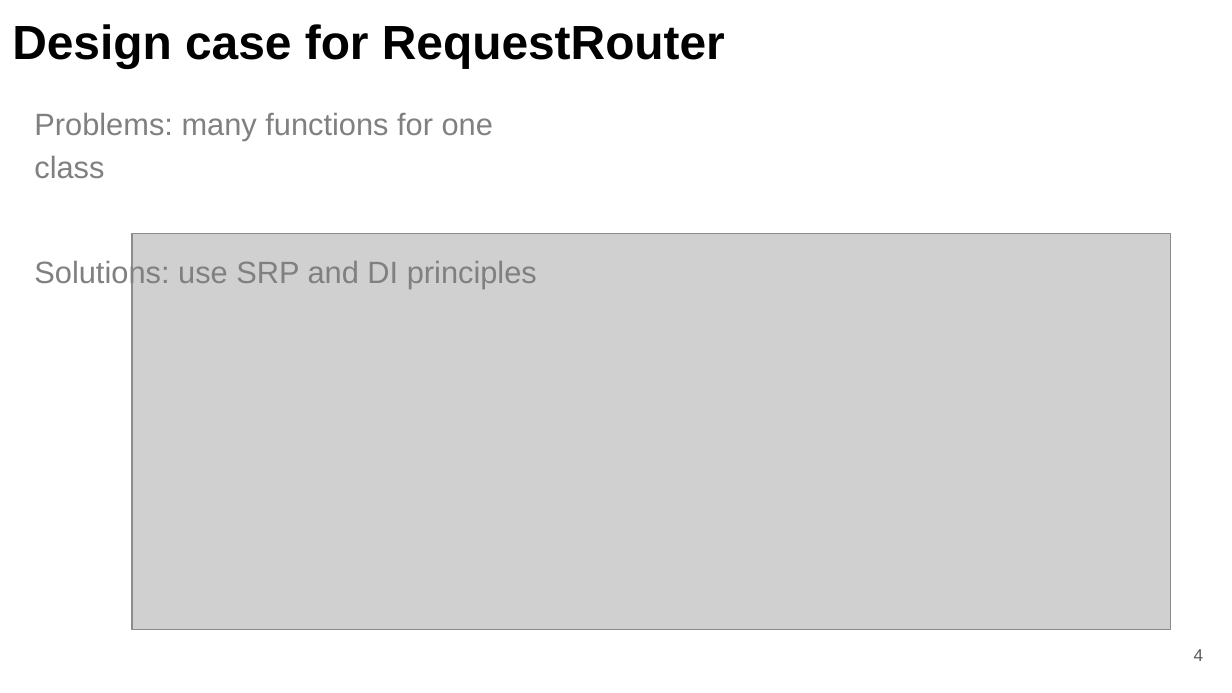
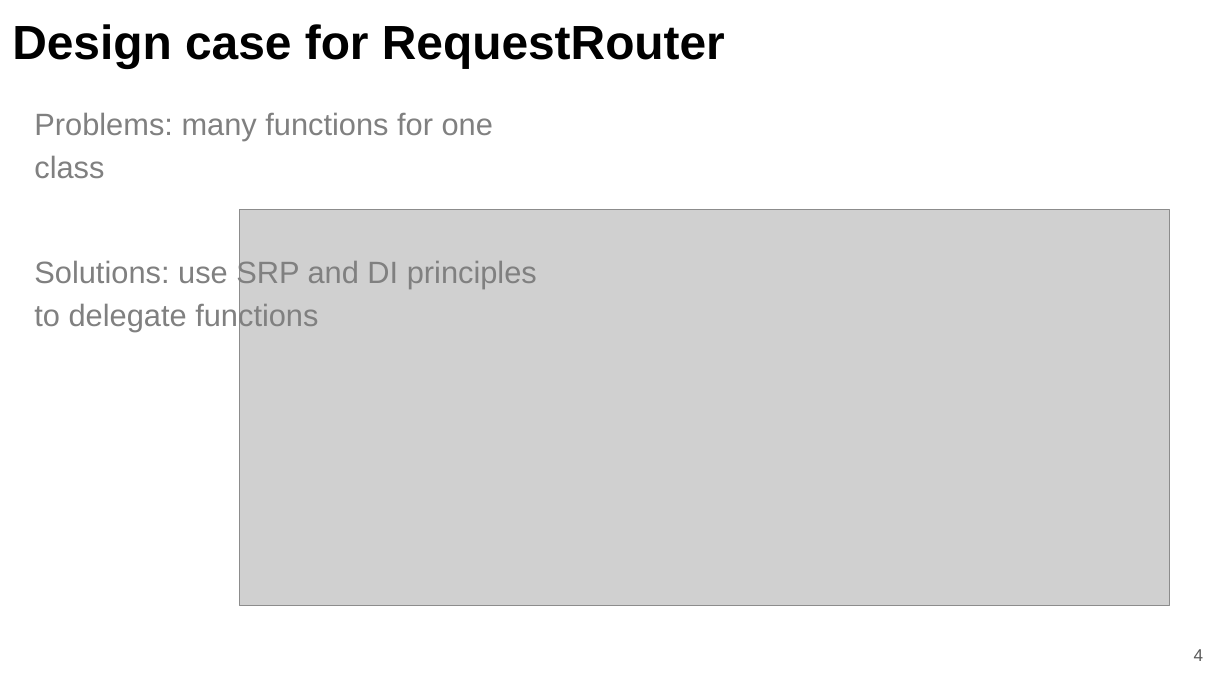
Before and after one commit to fanglores/Advanced-Software-Design, a slide deck: slide 4 of PracticeTasks/Module2/Task_12/Task_12.pptx. Drawn at 1232x693 pixels with LibreOffice and Linux fonts; fonts in the diff are those of the drawing; grey boxes stand for pictures. Boxes give left, top, right and bottom in pixels: in the first picture for what was removed or moved away, otherwise in the second. Text is boxed around its words. In the diff, an @@ line names an element or a change of style, - is before the commit and + after.

```diff
--- a/PracticeTasks/Module2/Task_12/Task_12.pptx
+++ b/PracticeTasks/Module2/Task_12/Task_12.pptx
@@ picture: place and size @@
-picture at [132, 233, 1170, 628]
+picture at [239, 209, 1169, 605]
@@ text at [34, 259, 537, 332]: text changed @@
-Solutions: use SRP and DI principles
+Solutions: use SRP and DI principles to delegate functions
```
Also in this commit, not shown: 3 other slides changed, 5 other files.
